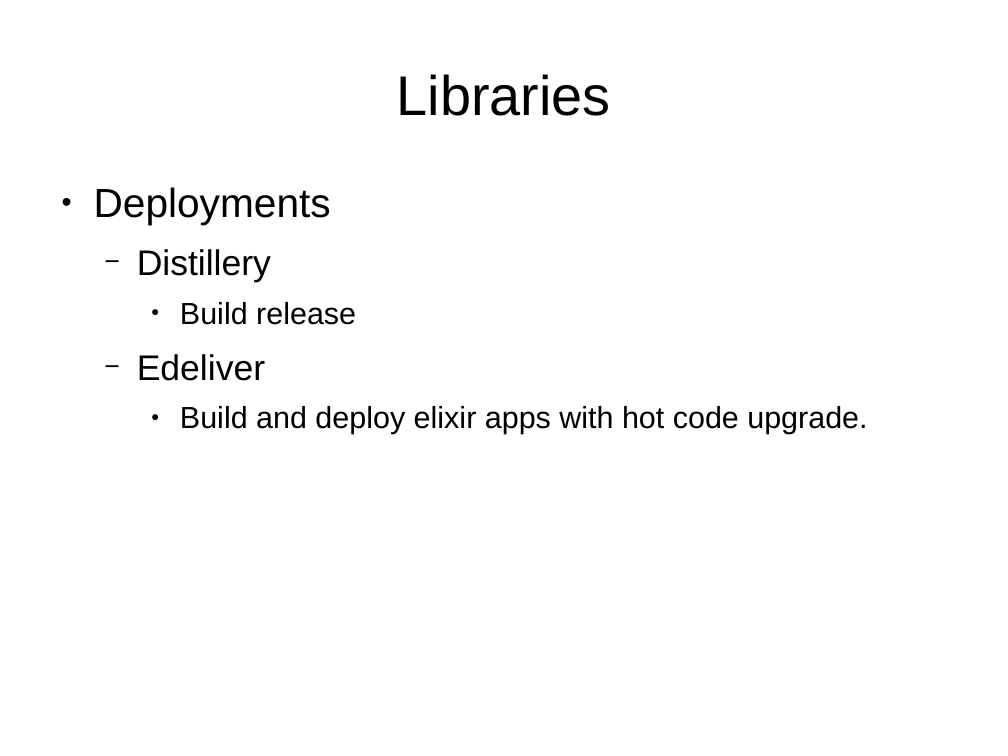
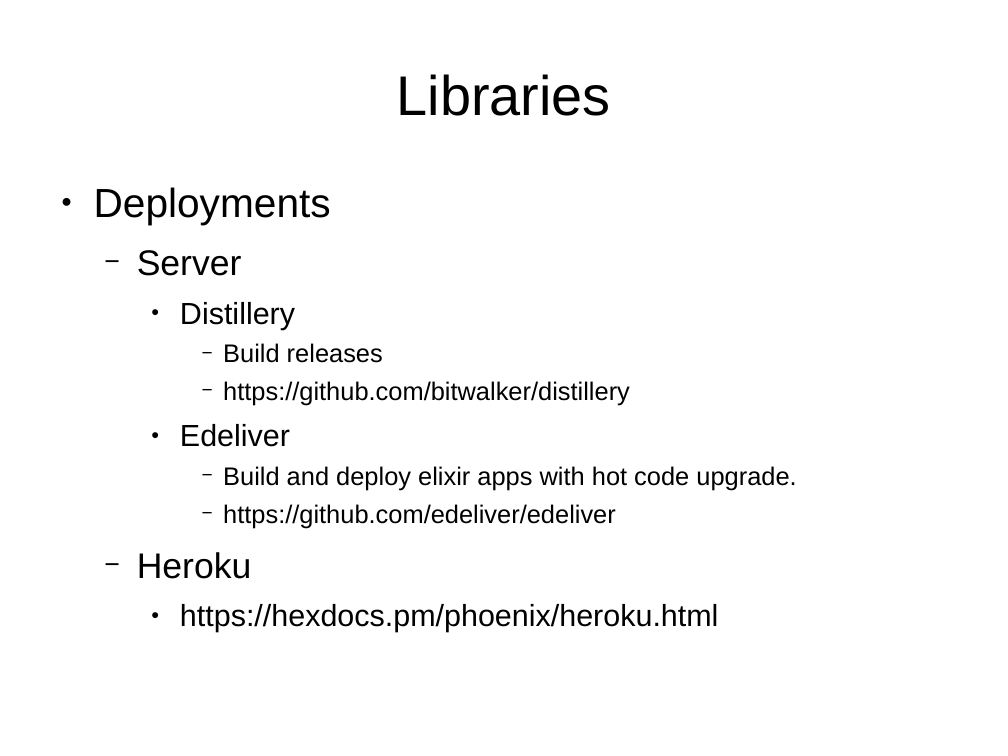
Before and after one commit to ramortegui/talks, a slide deck: slide 38 of odps/working_with_phoenix.odp (slide 29 before the commit). Drawn at 1008x756 pixels with LibreOffice and Linux fonts; fonts in the diff are those of the drawing. Boxes give left, top, right and bottom in pixels: in the first picture for what was removed or moved away, otherwise in the second. Text is boxed around its words. In the diff, an @@ line names an element or a change of style, - is before the commit and + after.

```diff
--- a/odps/working_with_phoenix.odp
+++ b/odps/working_with_phoenix.odp
@@ text at (x1=137, y1=250, x2=242, y2=276): paragraph added @@
+  − Server
@@ text at (x1=180, y1=302, x2=796, y2=491): size 28 to 24 pt in "Distillery", "Edeliver"; size 24 to 20 pt in "Build and deploy elixir apps with hot ..."; bullet − to ●; list level 2 to 3 in "Distillery"; list level 2 to 3 in "Edeliver"; bullet ● to −; list level 3 to 4 in "Build and deploy elixir apps ..." @@
@@ text at (x1=223, y1=343, x2=630, y2=405): text changed; size 24 to 20 pt @@
-    ● Build release
+      − Build releases
+      − https://github.com/bitwalker/distillery
@@ text at (x1=137, y1=504, x2=719, y2=632): paragraphs added @@
+      − https://github.com/edeliver/edeliver
+  − Heroku
+    ● https://hexdocs.pm/phoenix/heroku.html
```
Also in this commit, not shown: 27 other slides changed, 9 slides added, 10 other files.
